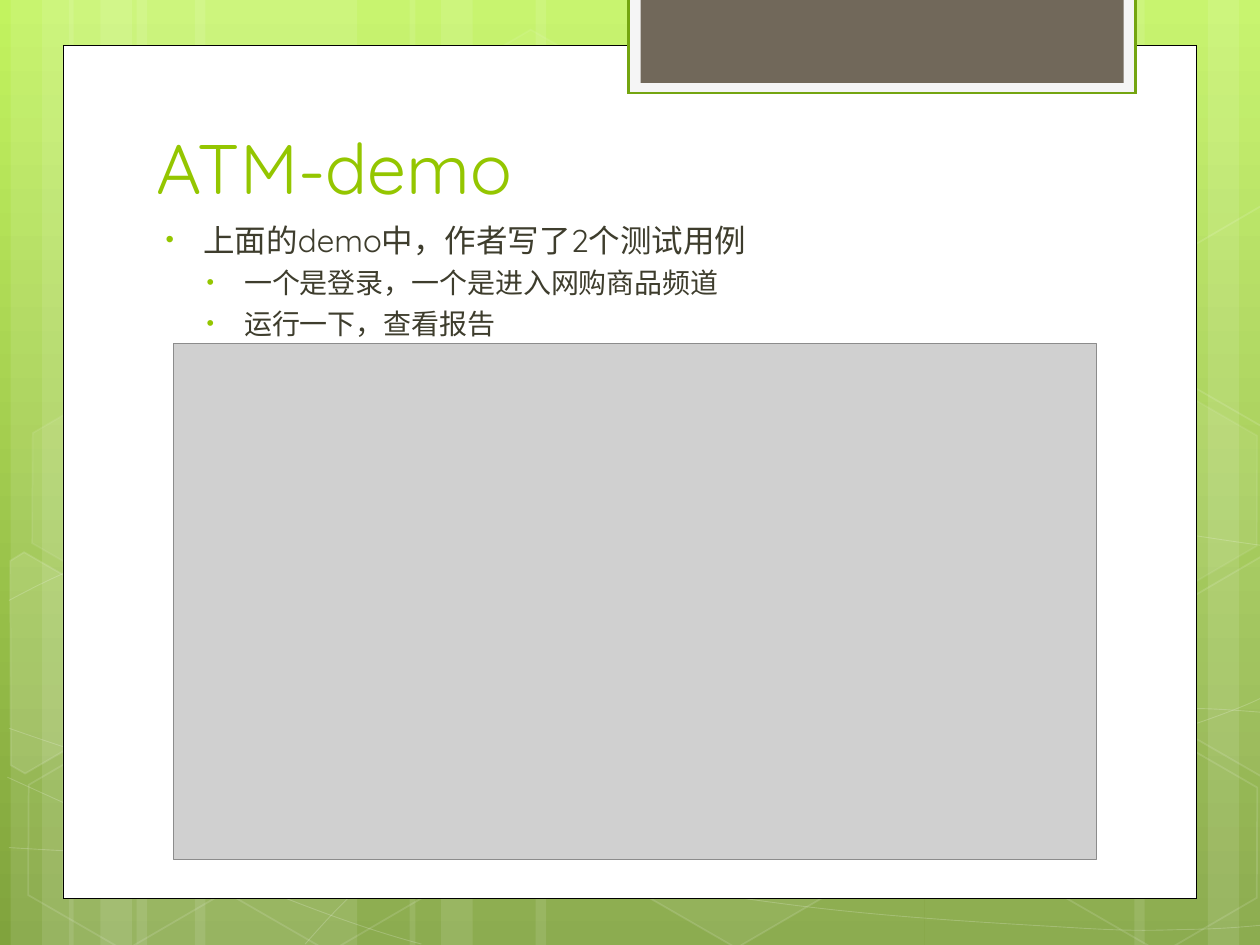
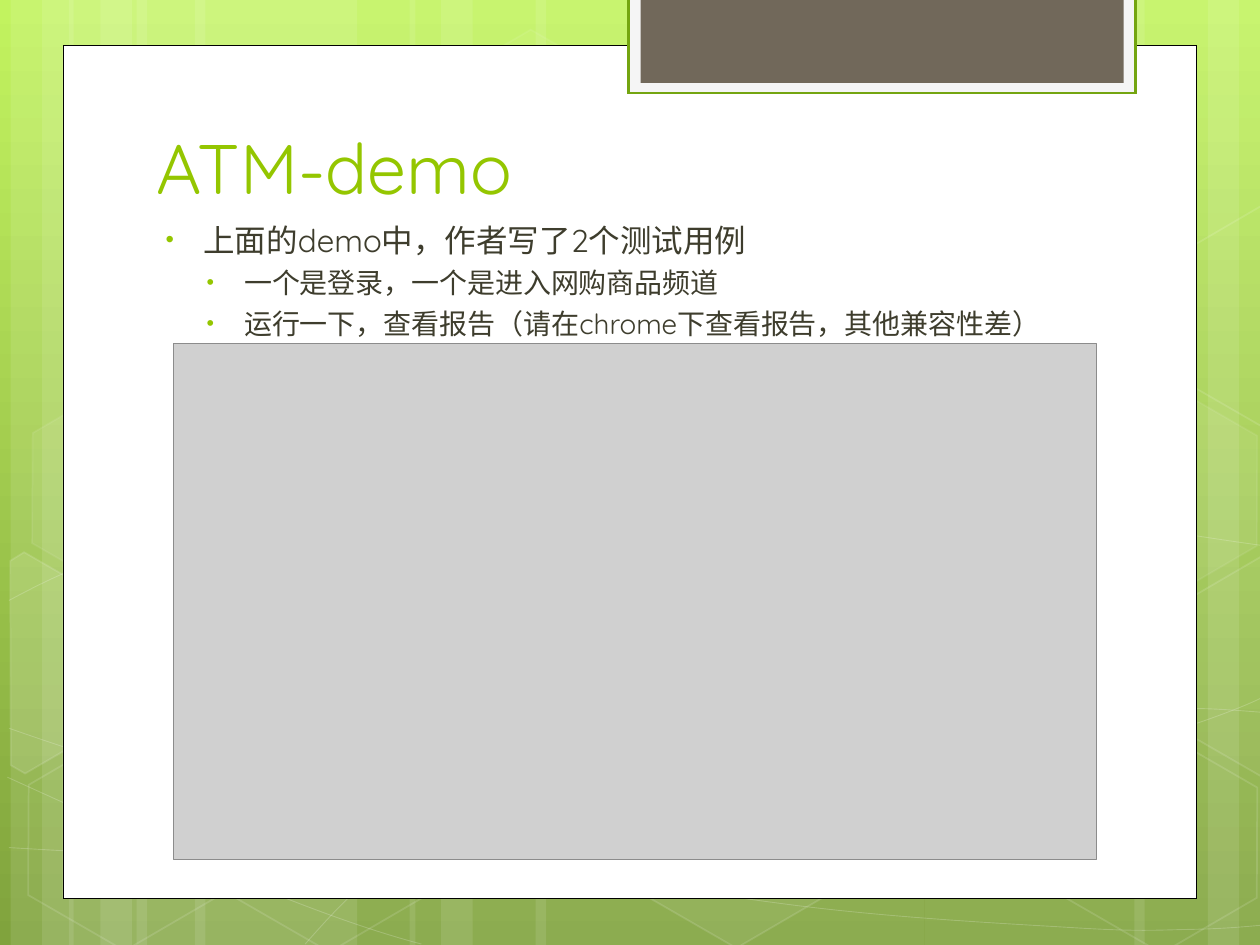
Before and after one commit to Shartul/framework-watir-webdriver, a slide deck: slide 15 of AutoTest/doc/ATM.ppt. Drawn at 1260x945 pixels with LibreOffice and Linux fonts; fonts in the diff are those of the drawing; grey boxes stand for pictures. Boxes give left, top, right and bottom in pixels: in the first picture for what was removed or moved away, otherwise in the second. Text is boxed around its words. In the diff, an @@ line names an element or a change of style, - is before the commit and + after.

```diff
--- a/AutoTest/doc/ATM.ppt
+++ b/AutoTest/doc/ATM.ppt
@@ text at [244, 310, 1040, 337]: text changed @@
-  • 运行一下，查看报告
+  • 运行一下，查看报告（请在chrome下查看报告，其他兼容性差）
```
Also in this commit, not shown: 2 other slides changed, 1 slide added, 1 slide removed.
